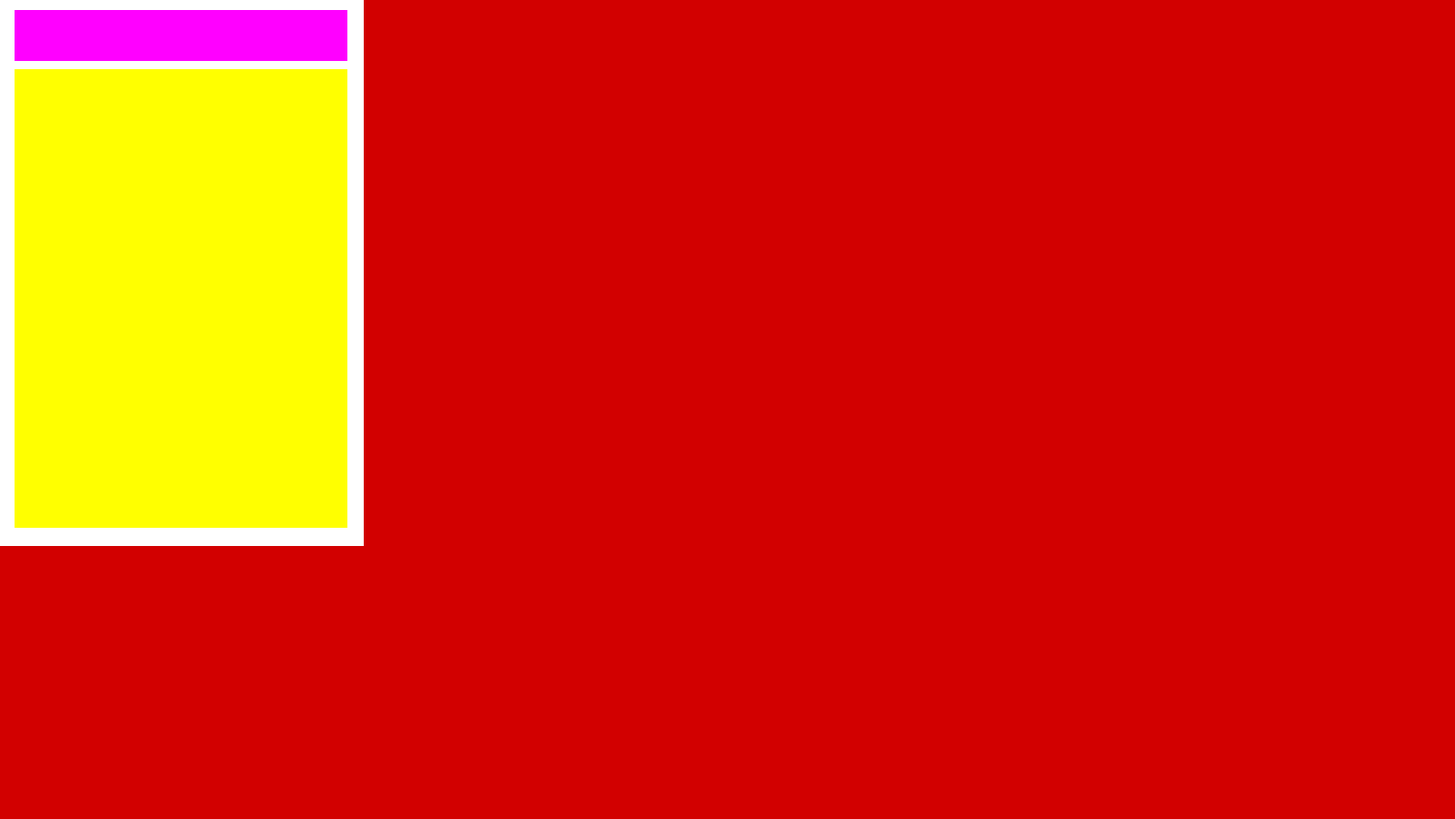
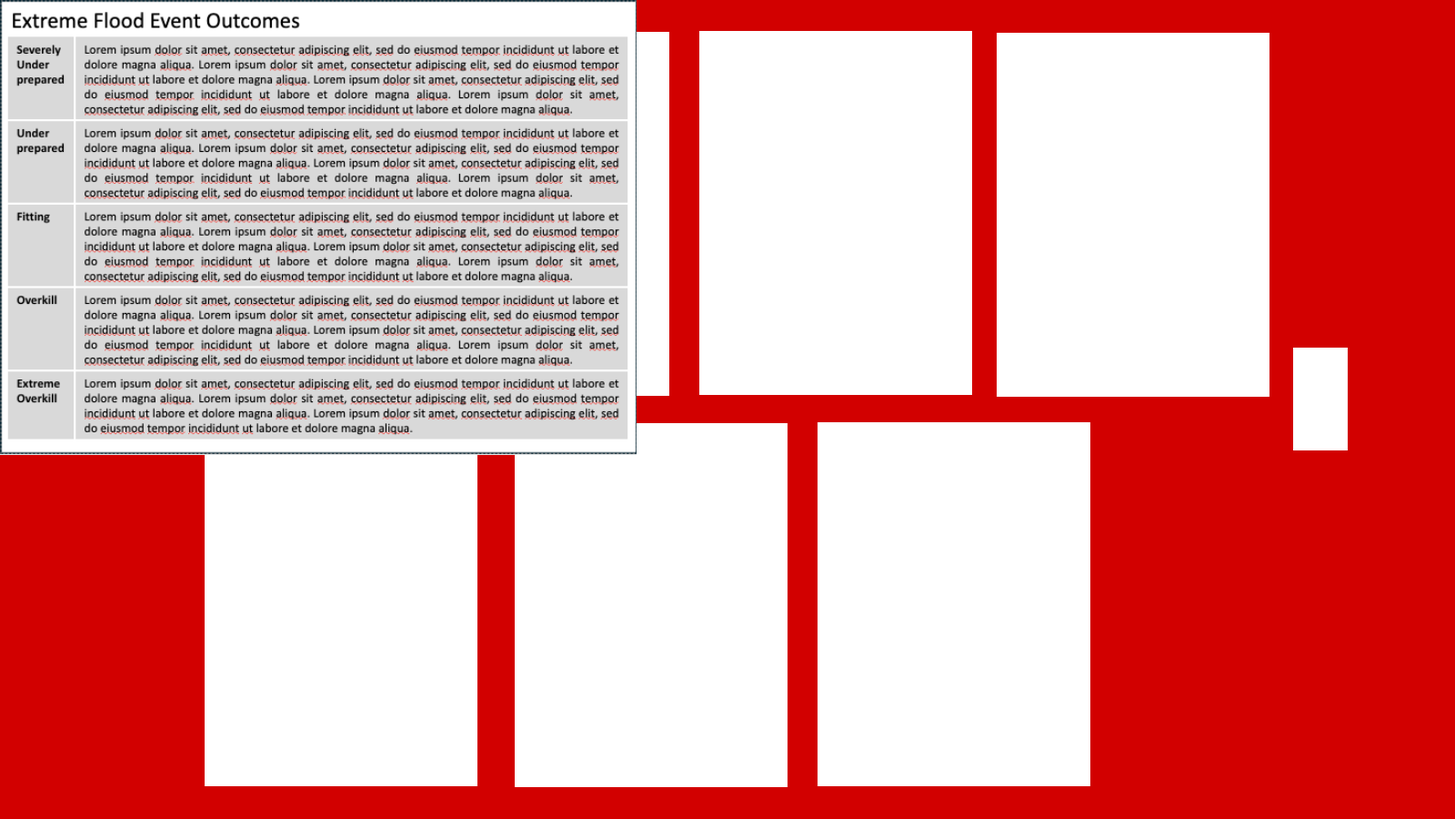
Layers edited between the first and the second w=1455, h=819 image:
added group "template_event_card" with 9 layers in group "templates" over box(0, 0, 641, 463)
added group "back" (1st of 3, in "templates" › "template_event_card") with 1 layers in group "template_event_card" over box(0, 0, 637, 455)
added layer "Layer 1" in group "back" over box(0, 0, 637, 455)
added layer "bg" (1st of 3, in "templates" › "template_event_card") in group "template_event_card" over box(0, 0, 637, 455)
hid group "template_intervention_card" (26 layers) over box(0, 0, 399, 547)
showed group "screen_intervention_preview" (9 layers) over box(17, 30, 1349, 787)
